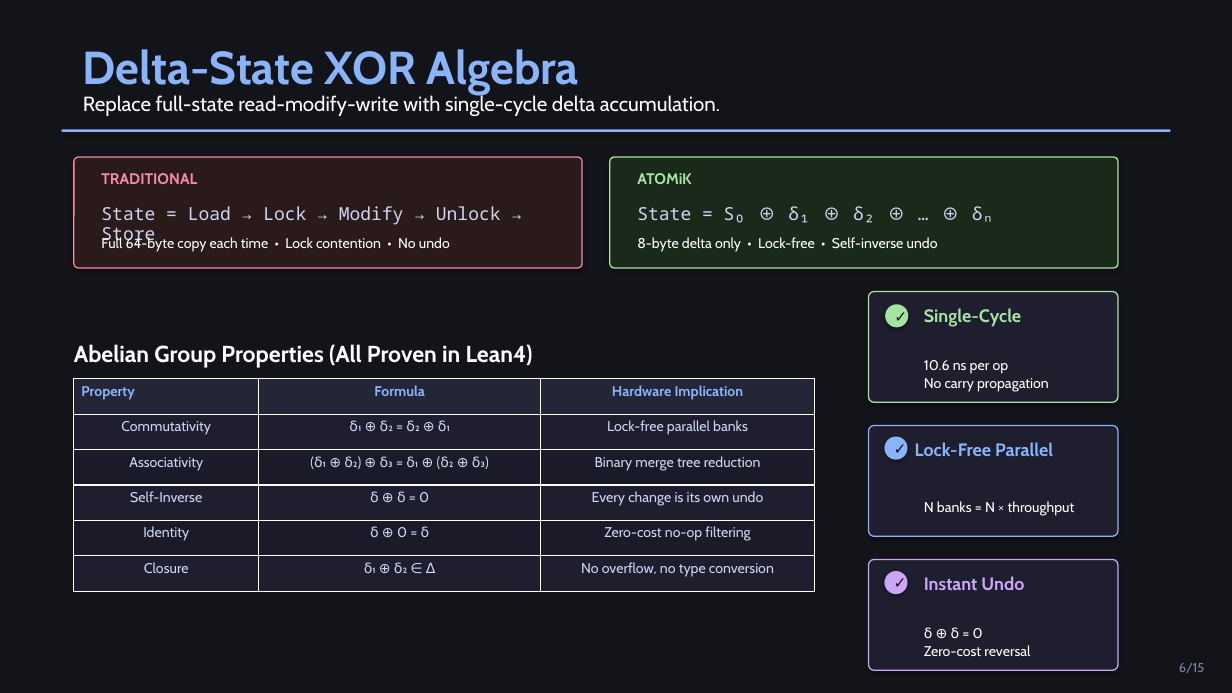
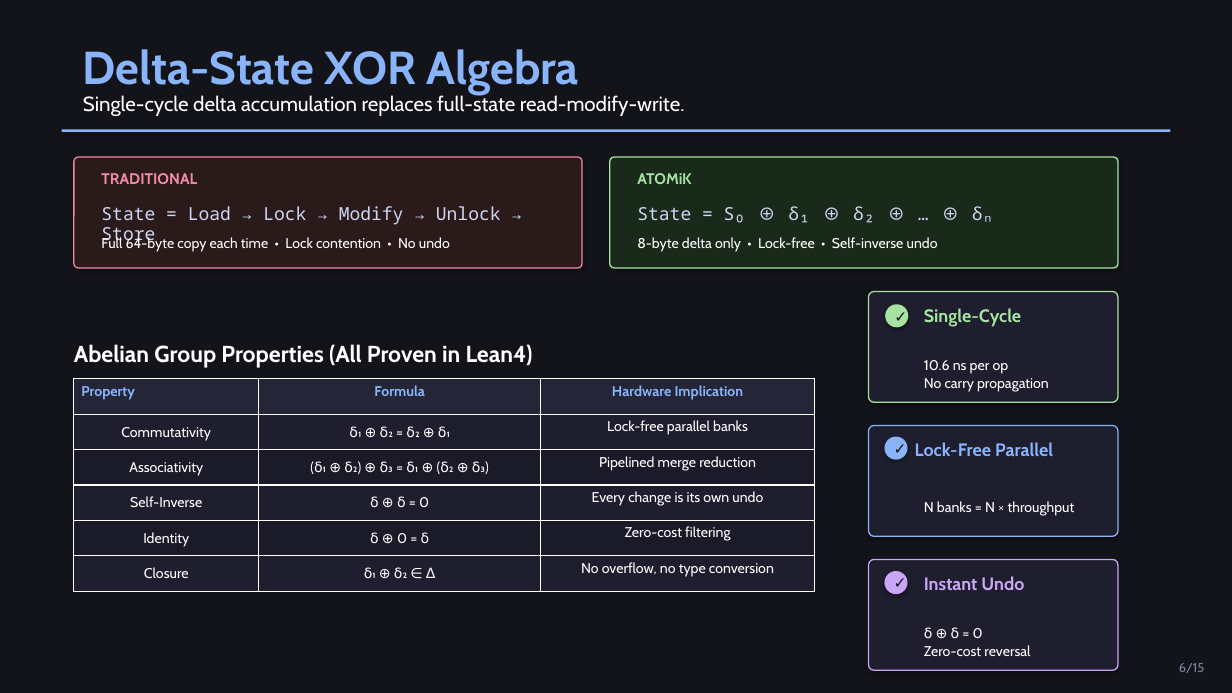
Before and after one commit to MatthewHRockwell/ATOMiK, a slide deck: slide 6 of business/pitch_deck/ATOMiK_Investor_Deck.pptx. Drawn at 1232x693 pixels with LibreOffice and Linux fonts; fonts in the diff are those of the drawing. Boxes give left, top, right and bottom in pixels: in the first picture for what was removed or moved away, otherwise in the second. Text is boxed around its words. In the diff, an @@ line names an element or a change of style, - is before the commit and + after.

```diff
--- a/business/pitch_deck/ATOMiK_Investor_Deck.pptx
+++ b/business/pitch_deck/ATOMiK_Investor_Deck.pptx
@@ text at [83, 93, 685, 116]: text changed @@
-Replace full-state read-modify-write with single-cycle delta accumulation.
+Single-cycle delta accumulation replaces full-state read-modify-write.
@@ table at [74, 379, 814, 592] @@
-row 3, column 3: Binary merge tree reduction
+row 3, column 3: Pipelined merge reduction
-row 5, column 3: Zero-cost no-op filtering
+row 5, column 3: Zero-cost filtering
@@ text colour #CDD6F4 to #FFFFFF in "Commutativity", "δ₁ ⊕ δ₂ = δ₂ ⊕ δ₁", "Lock-free parallel banks", "Associativity" and 9 more places @@
```
Also in this commit, not shown: 14 other slides changed, 35 other files.
